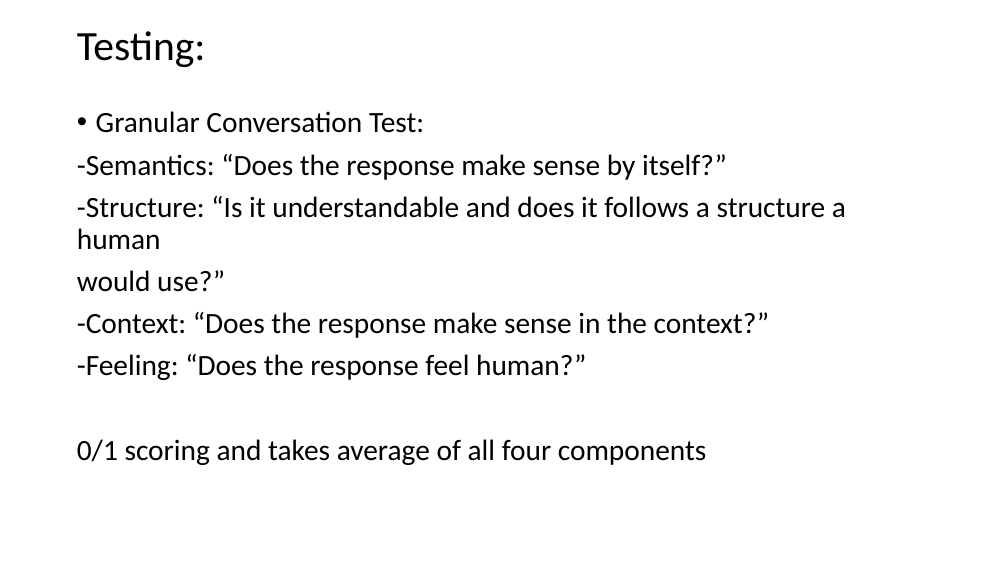
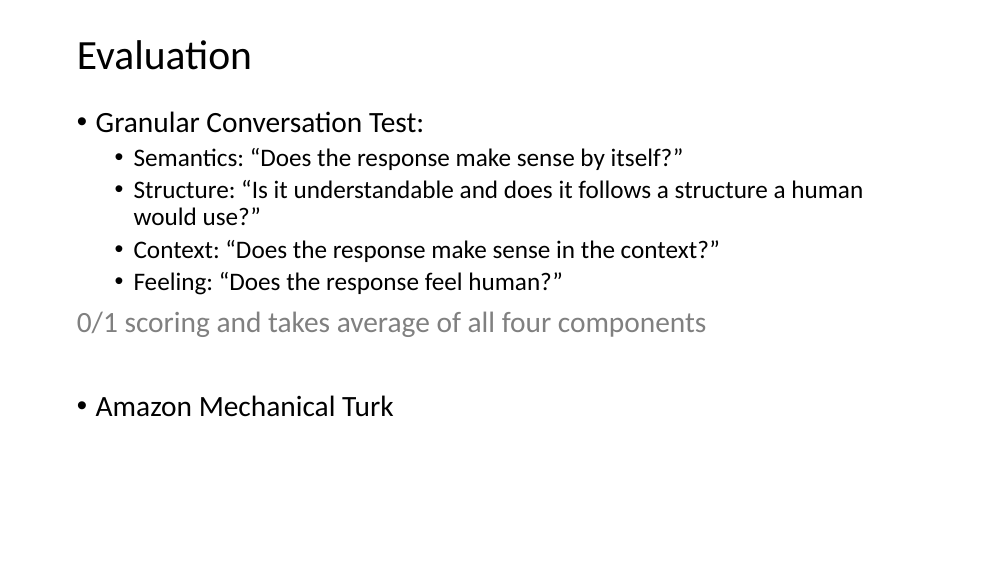
Before and after one commit to GPUPhobia/PaperReview, a slide deck: slide 11 of Proposal.pptx (slide 7 before the commit). Drawn at 1008x567 pixels with LibreOffice and Linux fonts; fonts in the diff are those of the drawing. Boxes give left, top, right and bottom in pixels: in the first picture for what was removed or moved away, otherwise in the second. Text is boxed around its words. In the diff, an @@ line names an element or a change of style, - is before the commit and + after.

```diff
--- a/Proposal.pptx
+++ b/Proposal.pptx
@@ title removed at <box>77,31,206,67</box> @@
-Testing:
@@ title added at <box>77,40,252,70</box>, 39.6 pt, text #000000 @@
+Evaluation
@@ text at <box>134,148,863,295</box>: text changed; size 28 to 24 pt @@
--Semantics: “Does the response make sense by itself?”
--Structure: “Is it understandable and does it follows a structure a human
-would use?”
--Context: “Does the response make sense in the context?”
--Feeling: “Does the response feel human?”
+  • Semantics: “Does the response make sense by itself?”
+  • Structure: “Is it understandable and does it follows a structure a human would use?”
+  • Context: “Does the response make sense in the context?”
+  • Feeling: “Does the response feel human?”
@@ text at <box>77,311,707,337</box>: text colour #000000 to #808080 in "0/1 scoring and takes average of all ..." @@
@@ text at <box>96,395,393,417</box>: paragraph added @@
+• Amazon Mechanical Turk
```
Also in this commit, not shown: 1 other slide changed, 7 slides added, 6 slides removed.
